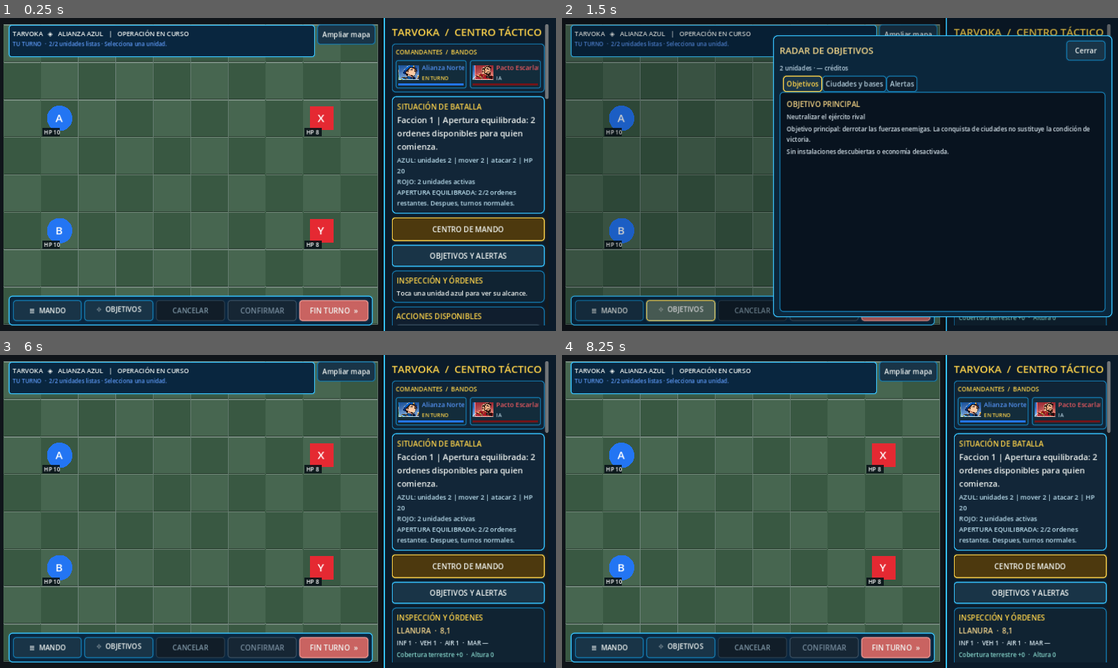
Above: before the commit, frames 1-4 (two rows, left to right).
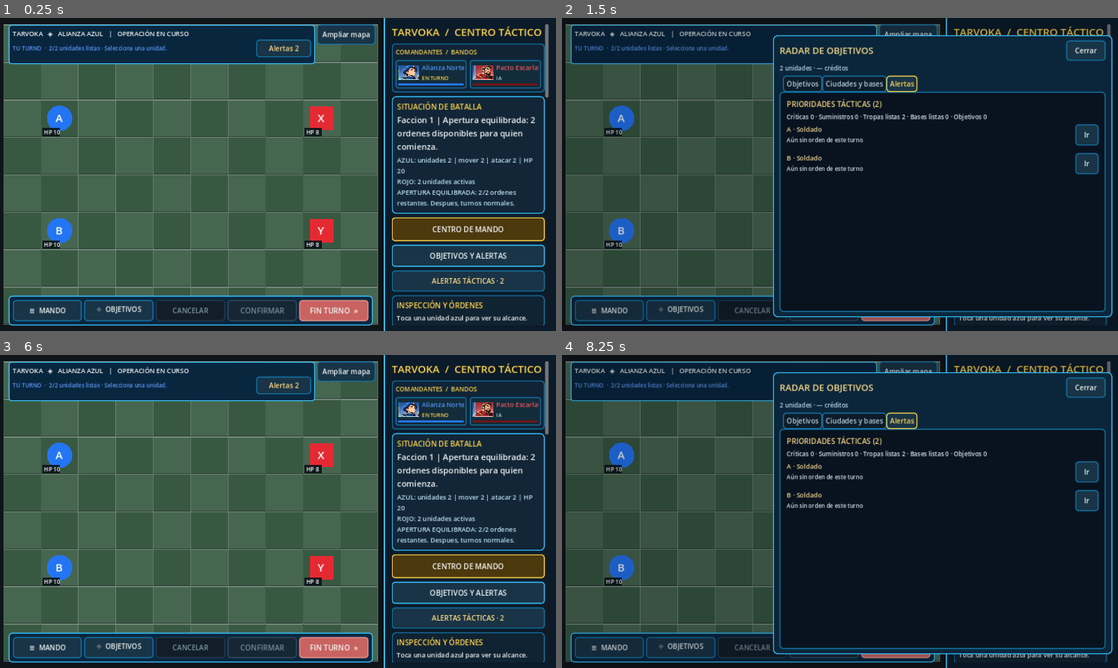
Above: after the commit, the same moments.

Repository: edwinrodri12/Tarvoka
Game: Godot game, scene res://scenes/Main.tscn
The game is run twice, just before and just after one commit, with the same random seed, the same clock (stepped at 60 frames per second) and the same inputs.
Inputs (mouse positions are in pixels of both pictures, inside the frame that each line leads up to):
- Up to frame 1 (0.25 s): no input
- Up to frame 2 (1.5 s): click (845, 49) at 0.5 s, where only the run after the commit has a clickable "Alertas 2"; click "⌖ OBJETIVOS" at 1.25 s
- Up to frame 3 (6 s): click "OBJETIVOS Y ALERTAS" at 2 s; click (467, 617) at 2.75 s, where only the run after the commit has a clickable "ALERTAS TÁCTICAS · 2"; click "≡ MANDO" at 3.5 s; click "Ampliar mapa" at 4.25 s; click "CENTRO DE MANDO" at 5 s; click "Cerrar" at 5.75 s
- Up to frame 4 (8.25 s): click "≡ MANDO" at 6.5 s; click "Volver a batalla" at 7.25 s; click (845, 386) at 8 s, where only the run after the commit has a clickable "Alertas 2"

The runs differ from the first frame. In frame 1, 3.6% of the frame differs, in the area x 1-99%, y 6-99%; in frame 2, 5.7%; in frame 3, 3.2%; in frame 4, 48%, in the area x 0-99%, y 0-100%.

Commit message:
feat(ui): live alert counters in mobile/sidebar/header and authorized map focus

Diff:
--- a/scripts/ui/Main.gd
+++ b/scripts/ui/Main.gd
@@ -27,6 +27,7 @@
 const Identity = preload("res://scripts/ui/FactionIdentity.gd")
 const CombatPanel = preload("res://scripts/ui/CombatPreviewPanel.gd")
 const ObjectivesData = preload("res://scripts/ui/ObjectivesRadarData.gd")
+const TacticalAlerts = preload("res://scripts/ui/TacticalAlertsData.gd")
 const ObjectivesPanel = preload("res://scripts/ui/ObjectivesRadarPanel.gd")
 const ResultsPanel = preload("res://scripts/ui/ResultsPanel.gd")
 const ResultsData = preload("res://scripts/ui/ResultsData.gd")
@@ -47,6 +48,10 @@
 var objectives_scrim: ColorRect
 var objectives_button: Button
 var compact_objectives_button: Button
+var sidebar_alerts_button: Button
+var compact_alerts_button: Button
+var expanded_alerts_button: Button
+var _tactical_alerts_snapshot: Dictionary = {}
 var home_menu: Control
 var saved_matches_menu: Control
 var _command_from_home := false
@@ -180,7 +185,8 @@
 func _bind_touch_feedback() -> void:
     for control in [command_menu_button,compact_menu_button,compact_options_button,
             compact_confirm,compact_cancel,compact_end_turn,compact_resupply,
-            expanded_confirm,expanded_cancel,expanded_end_turn,battle_hud_toggle]:
+            expanded_confirm,expanded_cancel,expanded_end_turn,battle_hud_toggle,
+            sidebar_alerts_button,compact_alerts_button,expanded_alerts_button]:
         var button: Button = control
         if button == null:
             continue
@@ -306,6 +312,13 @@
     objectives_button.tooltip_text = "Mostrar puntos estratégicos y unidades que requieren atención"
     objectives_button.pressed.connect(_open_objectives_radar)
     panel.add_child(objectives_button)
+    sidebar_alerts_button = Button.new()
+    sidebar_alerts_button.name = "PrioridadesTacticasLateral"
+    sidebar_alerts_button.text = "ALERTAS TÁCTICAS"
+    sidebar_alerts_button.custom_minimum_size.y = 48
+    sidebar_alerts_button.tooltip_text = "Prioridades propias, fábricas disponibles y objetivos observados"
+    sidebar_alerts_button.pressed.connect(_open_tactical_alerts)
+    panel.add_child(sidebar_alerts_button)
     var camera_row := HBoxContainer.new()
     camera_row.add_theme_constant_override("separation",5)
     panel.add_child(camera_row)
@@ -890,7 +903,7 @@
     # scenario controls remain accessible farther down the scroll but no
     # longer displace combat status and unit actions from the first viewport.
     var priority: Array = [heading,commander_sidebar_strip,polished_status_card,command_menu_button,objectives_button,
-        minimap_shell,polished_unit_card,polished_actions_card,result_banner,
+        sidebar_alerts_button,minimap_shell,polished_unit_card,polished_actions_card,result_banner,
         camera_row,iso_view_button,battery_saver_button]
     for index in range(priority.size()):
         panel.move_child(priority[index],index)
@@ -1085,7 +1098,7 @@
     expanded_header.offset_left = 12
     expanded_header.offset_right = -145
     expanded_header.offset_top = 8
-    expanded_header.offset_bottom = 82
+    expanded_header.offset_bottom = 98
     expanded_header.add_theme_stylebox_override("panel",GameUiTheme.box_style(Color("#09263F"),GameUiTheme.EDGE_BRIGHT,6,9))
     battle_hud_overlay.add_child(expanded_header)
     var header_column := VBoxContainer.new()
@@ -1103,7 +1116,18 @@
     expanded_turn_cue.clip_text = true
     expanded_turn_cue.mouse_filter = Control.MOUSE_FILTER_IGNORE
     expanded_turn_cue.add_theme_font_size_override("font_size",13)
-    header_column.add_child(expanded_turn_cue)
+    var alert_header_row := HBoxContainer.new()
+    alert_header_row.mouse_filter = Control.MOUSE_FILTER_IGNORE
+    alert_header_row.add_theme_constant_override("separation",8)
+    header_column.add_child(alert_header_row)
+    expanded_turn_cue.size_flags_horizontal = Control.SIZE_EXPAND_FILL
+    alert_header_row.add_child(expanded_turn_cue)
+    expanded_alerts_button = Button.new()
+    expanded_alerts_button.name = "PrioridadesTacticasExpandido"
+    expanded_alerts_button.text = "Alertas"
+    expanded_alerts_button.custom_minimum_size = Vector2(126,40)
+    expanded_alerts_button.pressed.connect(_open_tactical_alerts)
+    alert_header_row.add_child(expanded_alerts_button)
 
     expanded_actions = PanelContainer.new()
     expanded_actions.mouse_filter = Control.MOUSE_FILTER_PASS
@@ -1199,6 +1223,13 @@
     compact_options_button.size_flags_horizontal = Control.SIZE_EXPAND_FILL
     compact_options_button.pressed.connect(_toggle_battle_hud)
     compact_top_shortcuts.add_child(compact_options_button)
+    compact_alerts_button = Button.new()
+    compact_alerts_button.name = "PrioridadesTacticasMovil"
+    compact_alerts_button.text = "Alertas"
+    compact_alerts_button.custom_minimum_size.y = 44
+    compact_alerts_button.size_flags_horizontal = Control.SIZE_EXPAND_FILL
+    compact_alerts_button.pressed.connect(_open_tactical_alerts)
+    compact_top_shortcuts.add_child(compact_alerts_button)
     GameUiTheme.emphasize(compact_options_button,"primary")
     battle_hud_commands.hide()
     compact_center.hide()
@@ -1213,6 +1244,7 @@
     compact_center.visible = compact
     compact_iso.visible = compact
     compact_options_button.visible = compact
+    compact_alerts_button.visible = compact
     compact_top_shortcuts.visible = compact
     expanded_header.visible = not compact
     expanded_actions.visible = not compact
@@ -1298,6 +1330,14 @@
         _update_text(expanded_turn_cue,cue)
         expanded_turn_cue.tooltip_text = cue
         expanded_turn_cue.add_theme_color_override("font_color",readout["tint"])
+        # Only recalculate the attention queue when the authoritative match
+        # or selection changes, never every Android render frame.
+        _tactical_alerts_snapshot = TacticalAlerts.build(board.state,_radar_viewer(),board.ai_enabled)
+        var pending_count: int = int(_tactical_alerts_snapshot.get("total",0))
+        var badge_text: String = "Alertas %d" % pending_count
+        _update_alert_button(compact_alerts_button,badge_text,pending_count)
+        _update_alert_button(expanded_alerts_button,badge_text,pending_count)
+        _update_alert_button(sidebar_alerts_button,"ALERTAS TÁCTICAS · %d" % pending_count,pending_count)
         # Source of truth is the current match, including restored saves.
         # Portrait ribbons remain presentation-only and fog-safe.
         commander_sidebar_strip.bind_state(board.state,board.ai_enabled)
@@ -1356,7 +1396,7 @@
         # rather than consuming a third of the map with duplicate details.
         compact_info_body.visible = not compact_dossier.visible and not context_visible
         if objectives_panel != null and objectives_panel.visible:
-            objectives_panel.refresh_from_state(board.state,_radar_viewer())
+            objectives_panel.refresh_from_state(board.state,_radar_viewer(),board.ai_enabled)
         var field_text: String = BattleReport.field_summary(board.state)
         if board.state.has("opening"):
             var remaining_orders: int = int(board.state["opening"]["limit"]) - int(board.state["opening"]["used"])
@@ -1527,6 +1567,15 @@
     if label.text != content:
         label.text = content
 
+func _update_alert_button(button: Button, title: String, count: int) -> void:
+    if button == null:
+        return
+    if button.text != title:
+        button.text = title
+    button.tooltip_text = "Abrir prioridades tácticas sin ejecutar órdenes"
+    button.add_theme_color_override("font_color",
+        Color("#FFD981") if count > 0 else Color("#BDD5E1"))
+
 func _show_turn_banner(message: String, tint: Color) -> void:
     if turn_banner == null or board == null:
         return
@@ -1818,7 +1867,15 @@
         return
     command_menu.hide()
     objectives_scrim.show()
-    objectives_panel.open_with_state(board.state,_radar_viewer())
+    objectives_panel.open_with_state(board.state,_radar_viewer(),board.ai_enabled)
+    _reveal_screen(objectives_panel)
+
+func _open_tactical_alerts() -> void:
+    if objectives_panel == null or board == null:
+        return
+    command_menu.hide()
+    objectives_scrim.show()
+    objectives_panel.open_alerts_with_state(board.state,_radar_viewer(),board.ai_enabled)
     _reveal_screen(objectives_panel)
 
 func _locate_objective_site(cell: Vector2i, category: String) -> void:
@@ -1843,12 +1900,19 @@
 func _locate_objective_unit(unit_id: String) -> void:
     if not board.pending_order.is_empty() or int(board.state.get("winner",-1)) != -1:
         return
-    var snapshot: Dictionary = ObjectivesData.build(board.state,_radar_viewer())
+    var snapshot: Dictionary = TacticalAlerts.build(board.state,_radar_viewer(),board.ai_enabled)
     var allowed := false
-    for item in snapshot.get("alerts",[]):
-        if item is Dictionary and str(item.get("id","")) == unit_id:
+    for item in snapshot.get("rows",[]):
+        if item is Dictionary and str(item.get("kind","")) == "unit" and str(item.get("id","")) == unit_id:
             allowed = true
             break
+    if not allowed:
+        # Preserve the existing objective radar's own read-only alert rows.
+        var old: Dictionary = ObjectivesData.build(board.state,_radar_viewer())
+        for item in old.get("alerts",[]):
+            if item is Dictionary and str(item.get("id","")) == unit_id:
+                allowed = true
+                break
     if not allowed:
         return
     for unit in board.state.get("units",[]):
